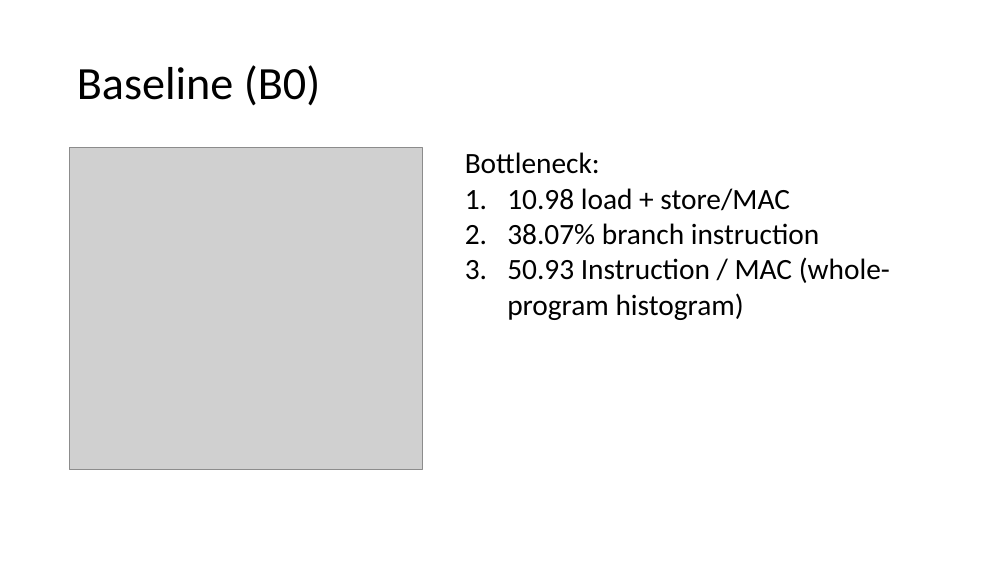
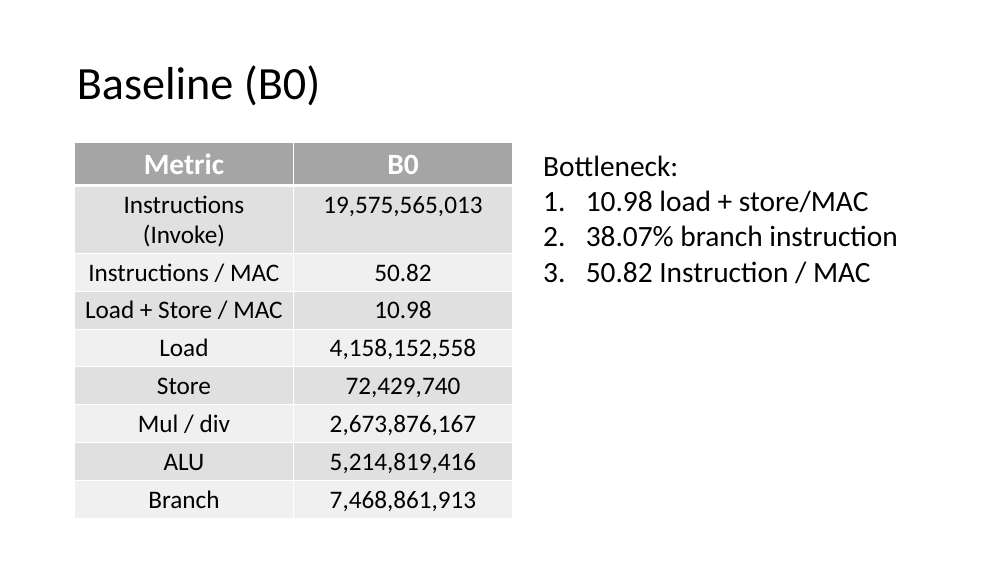
Before and after one commit to todayisallen/Quantized-Neural-Network-Acceleration-on-RV64IMC, a slide deck: slide 6 of Midterm Project.pptx. Drawn at 1008x567 pixels with LibreOffice and Linux fonts; fonts in the diff are those of the drawing; grey boxes stand for pictures. Boxes give left, top, right and bottom in pixels: in the first picture for what was removed or moved away, otherwise in the second. Text is boxed around its words. In the diff, an @@ line names an element or a change of style, - is before the commit and + after.

Commit message:
modify ptt

```diff
--- a/Midterm Project.pptx
+++ b/Midterm Project.pptx
@@ picture removed at (70, 148, 423, 470) @@
@@ table added at (74, 142, 513, 515), 9 rows, 2 columns @@
+Metric | B0
+Instructions (Invoke) | 19,575,565,013
+Instructions / MAC | 50.82
+Load + Store / MAC | 10.98
+Load | 4,158,152,558
+Store | 72,429,740
+Mul / div | 2,673,876,167
+ALU | 5,214,819,416
+Branch | 7,468,861,913
@@ text "Bottleneck:": place and size @@
-text "Bottleneck:" at (465, 152, 890, 320)
+text "Bottleneck:" at (543, 155, 897, 283)
@@ text at (586, 261, 871, 283): text changed @@
-3. 50.93 Instruction / MAC (whole-program histogram)
+3. 50.82 Instruction / MAC
```
Also in this commit, not shown: 12 other slides changed, 1 slide added.
